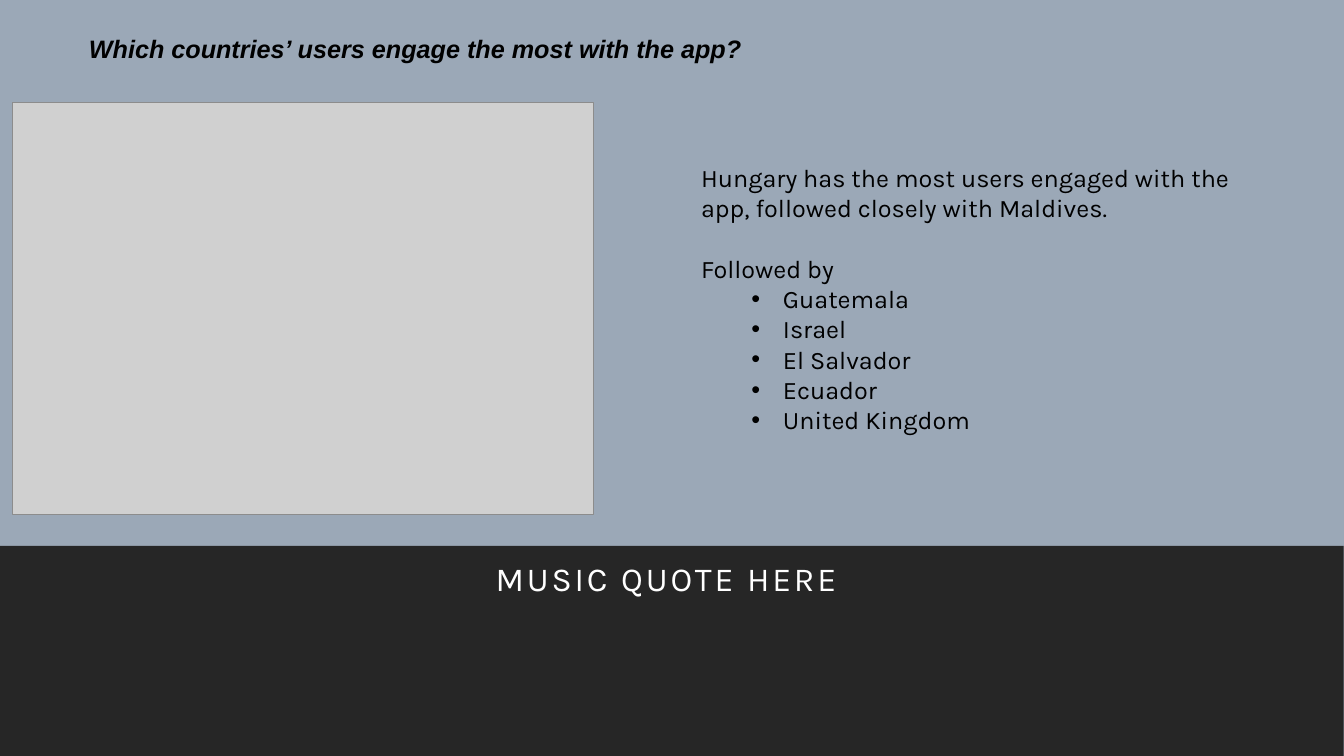
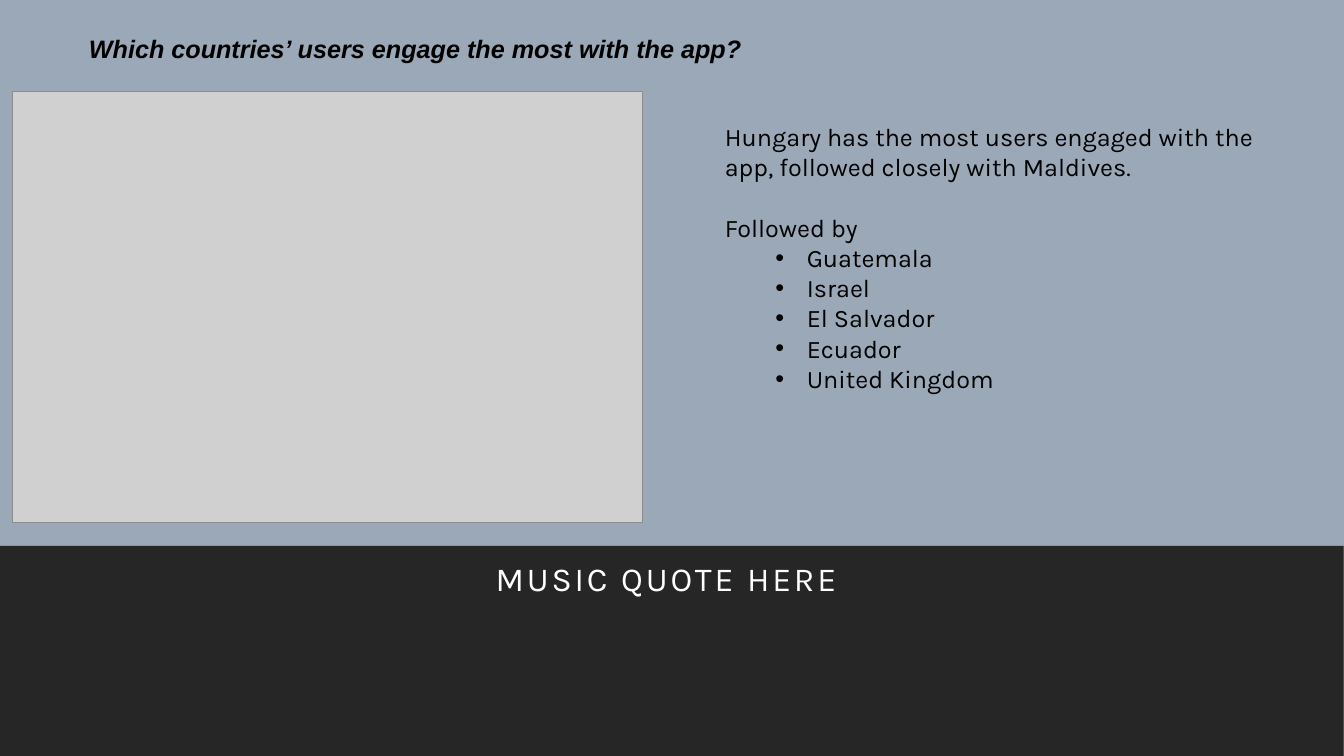
Before and after one commit to kidik425/07-Project_1, a slide deck: slide 6 of Team Organization Docs/The Eff {Strings} Project 1 Demo.pptx (slide 5 before the commit). Drawn at 1344x756 pixels with LibreOffice and Linux fonts; fonts in the diff are those of the drawing; grey boxes stand for pictures. Boxes give left, top, right and bottom in pixels: in the first picture for what was removed or moved away, otherwise in the second. Text is boxed around its words. In the diff, an @@ line names an element or a change of style, - is before the commit and + after.

```diff
--- a/Team Organization Docs/The Eff {Strings} Project 1 Demo.pptx
+++ b/Team Organization Docs/The Eff {Strings} Project 1 Demo.pptx
@@ picture: place and size @@
-picture at (13, 103, 595, 514)
+picture at (13, 92, 643, 523)
@@ text "Hungary has the most users ...": place and size @@
-text "Hungary has the most users ..." at (701, 169, 1229, 435)
+text "Hungary has the most users ..." at (725, 128, 1253, 394)
```
Also in this commit, not shown: 7 other slides changed, 1 slide added, 6 other files.
